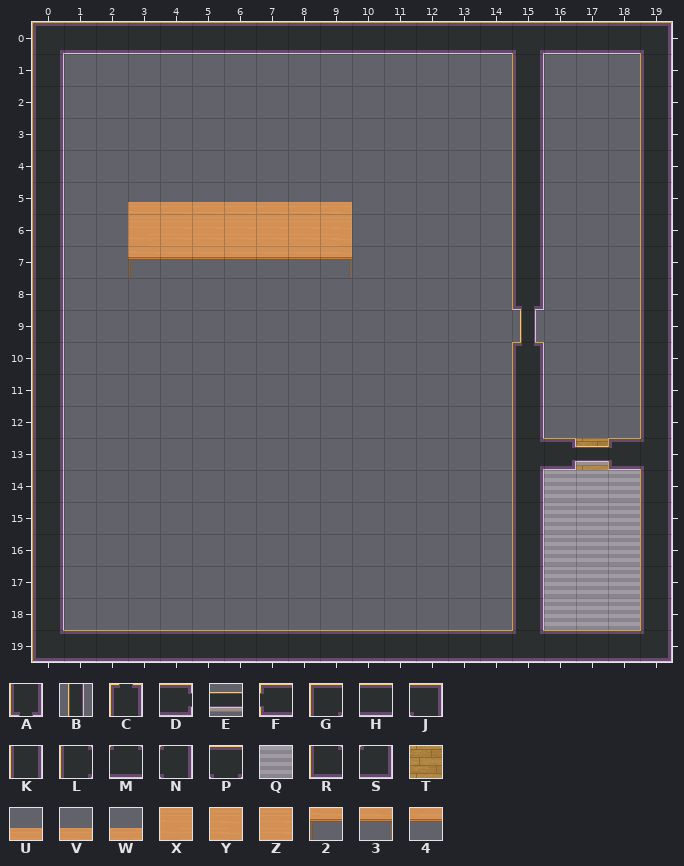
Tiled map (JSON) -- basement.tmj. Above, as it was before the edit.
Cells are 32x32 px. Shown: x 0..19, y 0..19.
Key: from "WA_Room_Builder": A 11, B 36, C 61, D 63, E 64, F 65, G 93, H 98, J 99, K 102, L 108, M 110, N 158, P 160, Q 294, R 368, S 374, T 375; from "WA_Tables": U 0, V 1, W 3, X 10, Y 11, Z 13, 2 20, 3 21, 4 23.
_ is an empty cell.
Layers that did not change in this view are not listed.
Layer "walls/walls1" before, first column x 0:
 0 GHHHHHHHHHHHHHHPHHHJ
 1 K______________K___K
 2 K______________K___K
 3 K______________K___K
 4 K______________K___K
 5 K__UWWWWWV_____K___K
 6 K__XZZZZZY_____K___K
 7 K__2444443_____K___K
 8 K______________A___K
 9 K__________________K
10 K______________C___K
11 K______________K___K
12 K______________K___K
13 K______________LDTFN
14 K______________KQQQK
15 K______________KQQQK
16 K______________KQQQK
17 K______________KQQQK
18 K______________KQQQK
19 RHHHHHHHHHHHHHHMHHHS
After the commit:
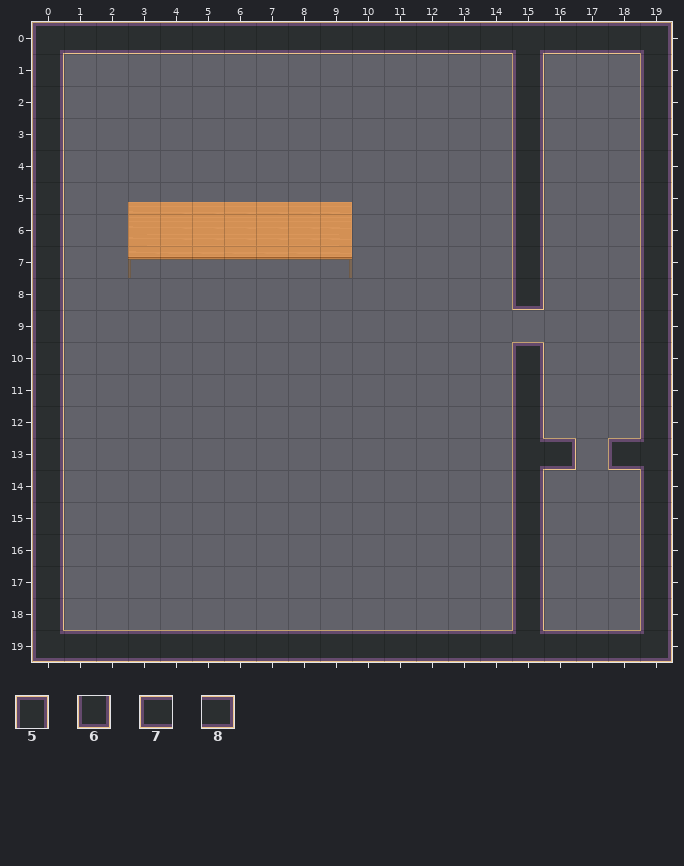
Further tiles: from "WA_Room_Builder": 5 31, 6 56, 7 58, 8 59.
Changes in this commit:
Changed rows in their new state; . is an unchanged cell.
Layer "walls/walls1":
first column x 15:
 8 6...
10 5...
13 .8_7
14 .___
15 .___
16 .___
17 .___
18 .___
Layer "walls/walls2":
first column x 15:
 9 _
first column x 17:
13 _
Changed places in both pictures, as pixel boxes (x1, y1, x2, y2):
changed: (520, 306, 536, 346)
changed: (544, 438, 640, 630)
